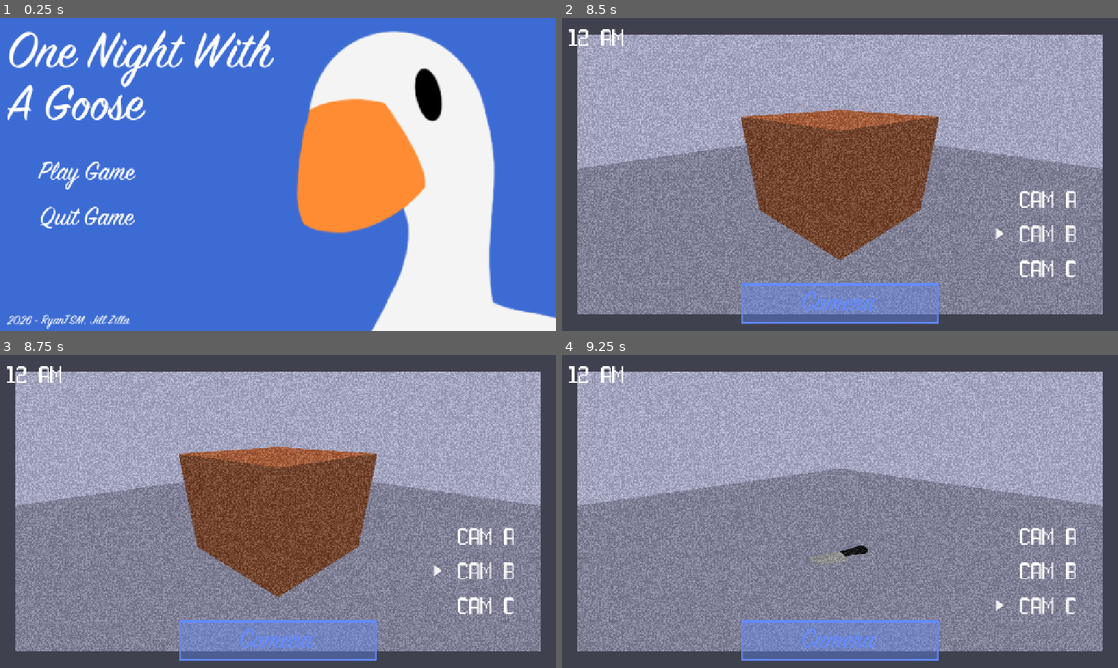
Above: before the commit, frames 1-4 (two rows, left to right).
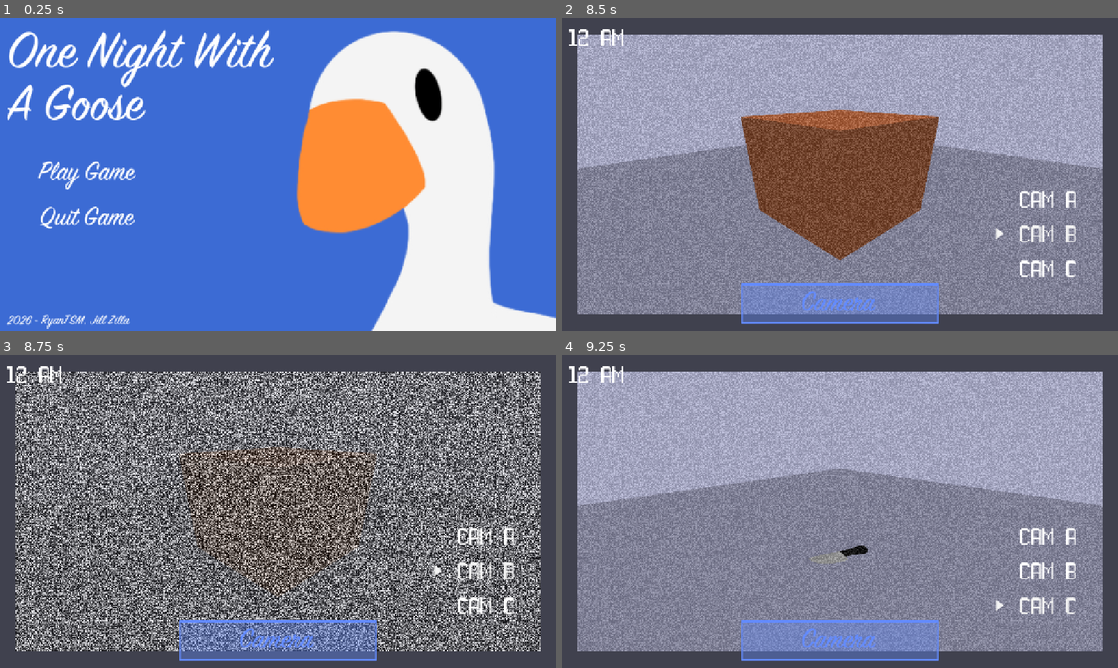
Above: after the commit, the same moments.

Repository: jillzilla/ONWAG
Game: Godot game, scene res://assets/scenes/title_screen.tscn
Two runs of this game, one before a commit and one after it. Both use one fixed random seed, a clock stepped at 60 frames per second and the inputs below.
Inputs (mouse positions are in pixels of both pictures, inside the frame that each line leads up to):
- Up to frame 1 (0.25 s): no input
- Up to frame 2 (8.5 s): click "Play Game" at 0.5 s; tap Enter at 1.25, 2.75 s; move the mouse to (962, 158) at 1.27 s; tap Space at 2, 3.5 s; move the mouse to (728, 190) at 2.02 s; move the mouse to (895, 105) at 2.77 s; move the mouse to (812, 237) at 3.52 s; click (840, 302) at 4.25 s; click "CAM A" at 5 s; click "CAM B" at 5.75 s; click "CAM C" at 6.5 s; click "CAM A" at 7.25 s; click "CAM B" at 8 s
- Up to frame 3 (8.75 s): no input
- Up to frame 4 (9.25 s): click "CAM C" at 8.75 s

Frames 1-2 are identical in both runs. In frame 3, 73% of the frame differs, in the area x 2-98%, y 5-95%; in frame 4, nothing differs.

Commit message:
character static effect fixed

Diff:
--- a/assets/classes/characters/goose.gd
+++ b/assets/classes/characters/goose.gd
@@ -28,7 +28,7 @@
 func _handle_graphics() -> void:
 	if monitor_mechanic.isMonitorFullyOpened:
 		for i in cameras_for_graphics.size():
-			if cameras_for_graphics[cameras_for_graphics.keys()[i]].visible && graphics[graphics.keys()[i]].visible:
+			if cameras_for_graphics[graphics.keys()[i]].visible:
 				if static_fade_effect.is_emitting:
 					static_fade_effect.stop_effect.emit();
 				static_fade_effect._trigger_fade_effect(1,0.2,0.5);
